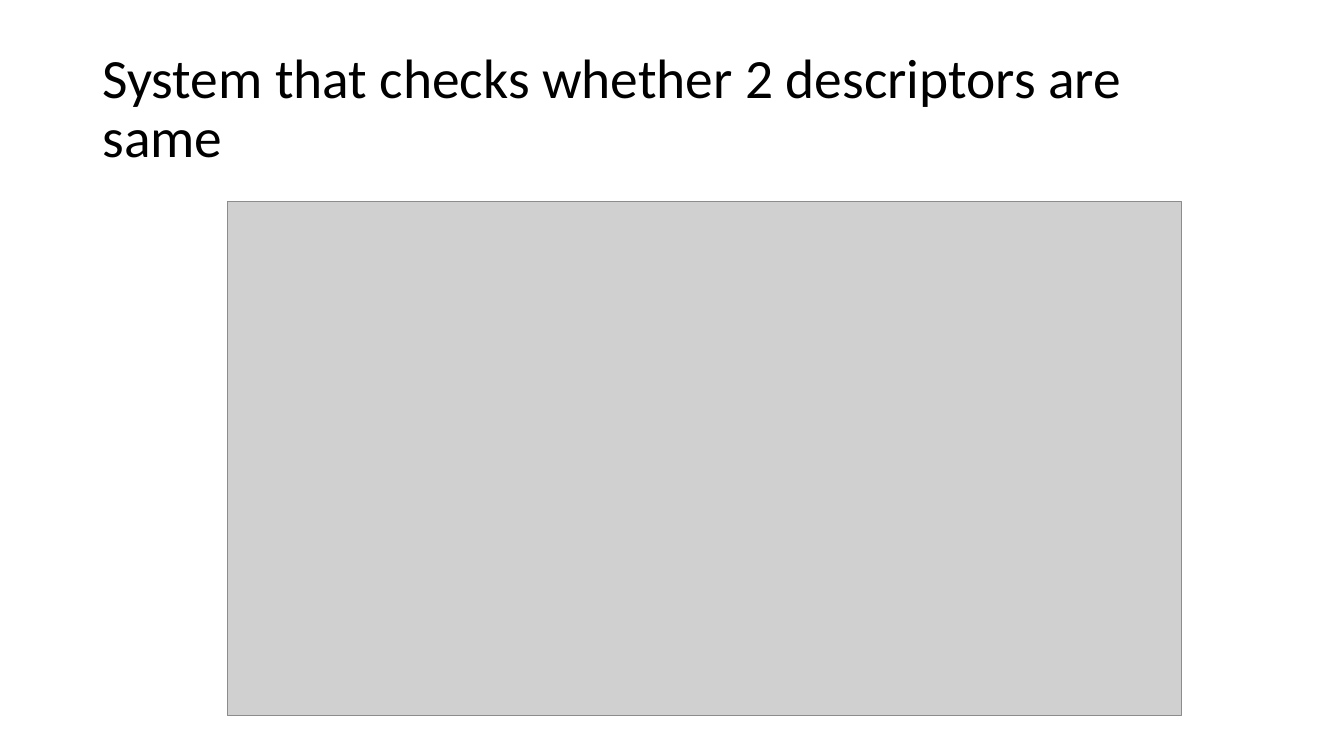
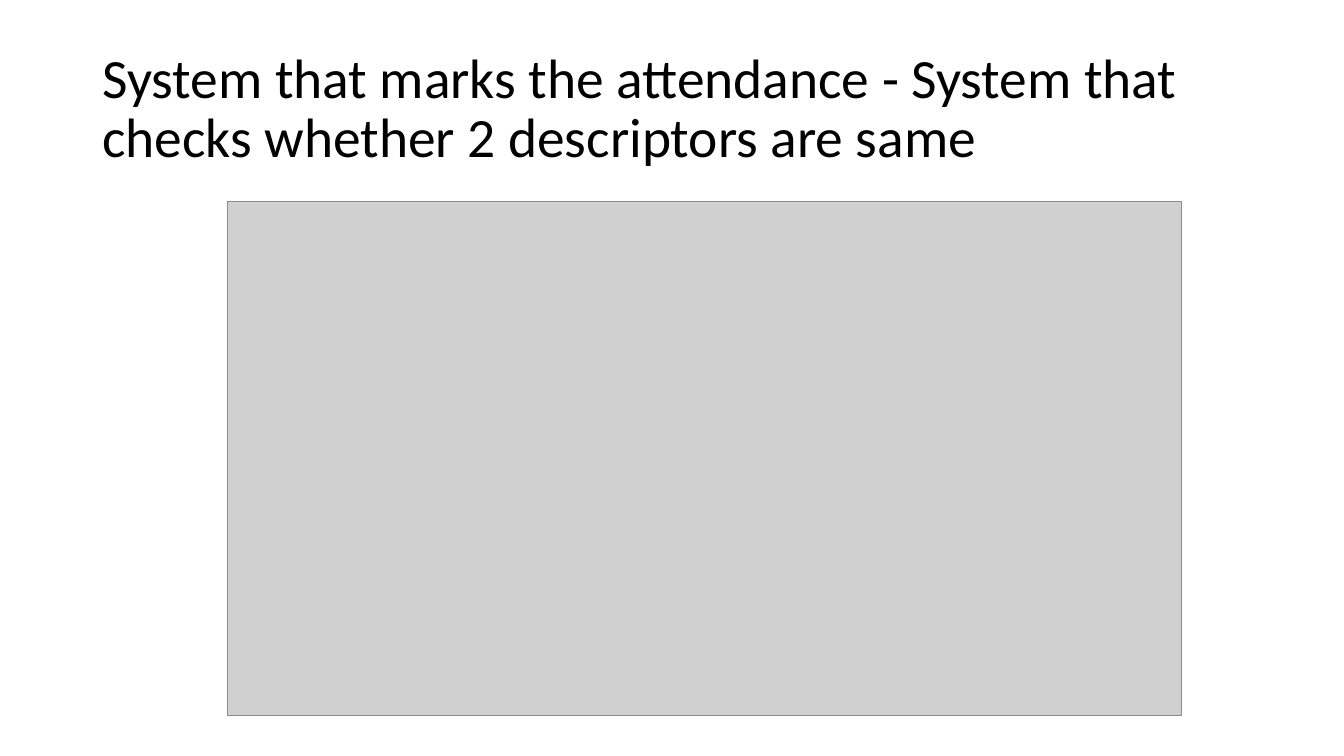
Before and after one commit to Chandru-crypted/Attendance_system_using_facial_recognition, a slide deck: slide 22 of DOCS/PPT's/Problem statement.pptx (slide 21 before the commit). Drawn at 1344x756 pixels with LibreOffice and Linux fonts; fonts in the diff are those of the drawing; grey boxes stand for pictures. Boxes give left, top, right and bottom in pixels: in the first picture for what was removed or moved away, otherwise in the second. Text is boxed around its words. In the diff, an @@ line names an element or a change of style, - is before the commit and + after.

```diff
--- a/DOCS/PPT's/Problem statement.pptx
+++ b/DOCS/PPT's/Problem statement.pptx
@@ title at <box>102,59,1176,166</box>: text changed @@
-System that checks whether 2 descriptors are same
+System that marks the attendance - System that checks whether 2 descriptors are same
```
Also in this commit, not shown: 6 other slides changed, 14 slides added, 1 other file.
